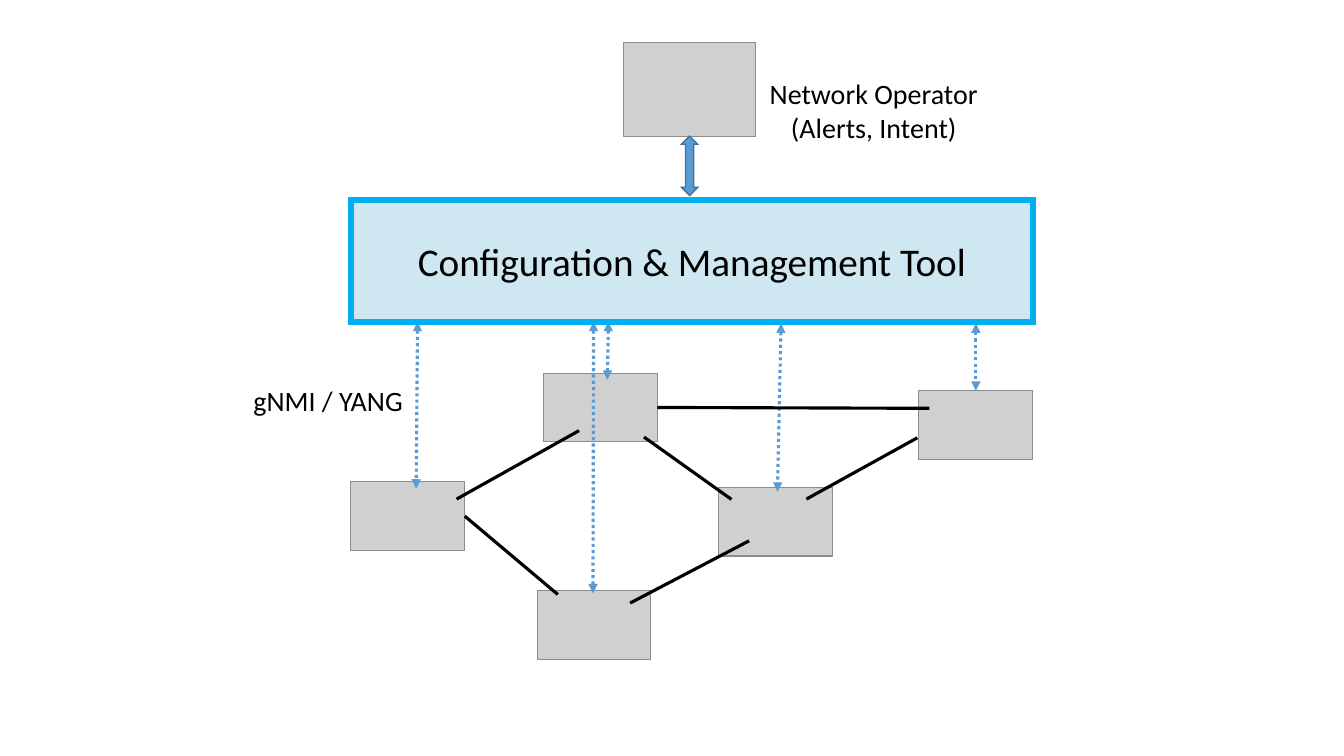
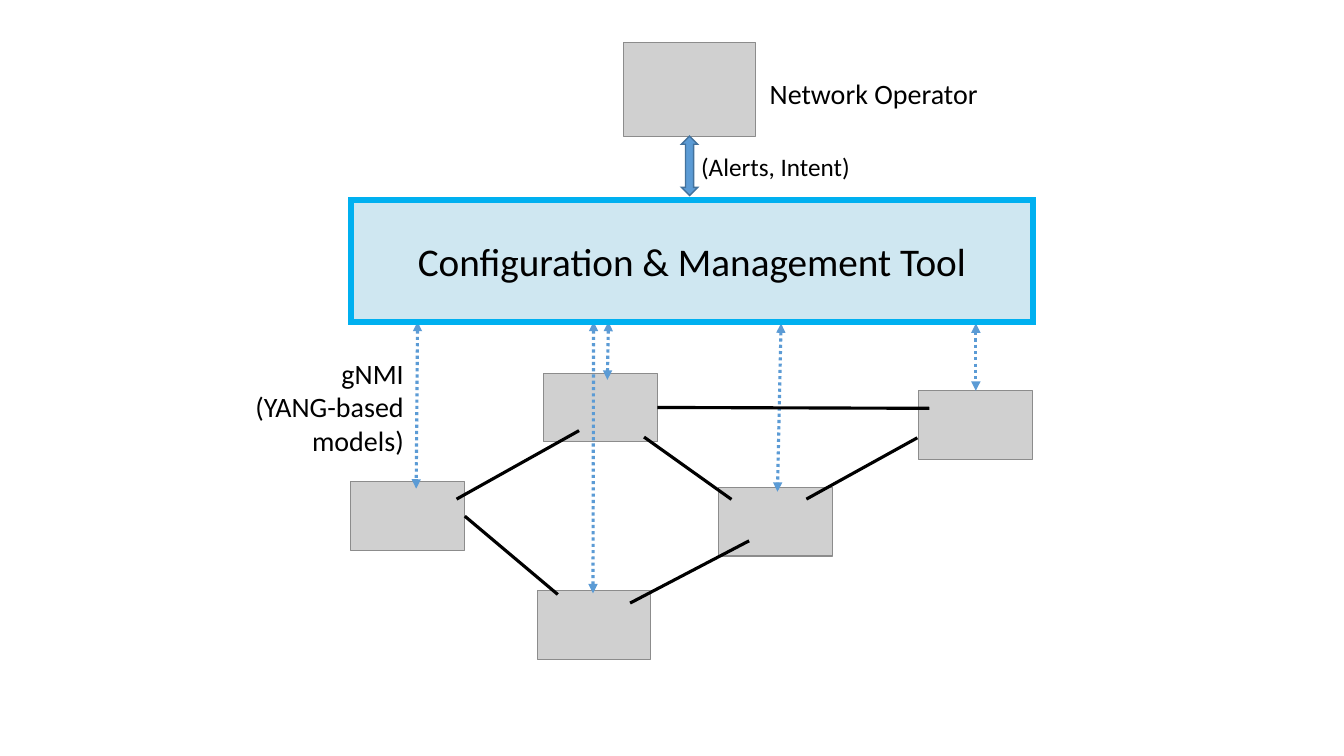
Before and after one commit to llpeterson/applications, a slide deck: slide 1 of figures/apps.pptx. Drawn at 1344x756 pixels with LibreOffice and Linux fonts; fonts in the diff are those of the drawing; grey boxes stand for pictures. Boxes give left, top, right and bottom in pixels: in the first picture for what was removed or moved away, otherwise in the second. Text is boxed around its words. In the diff, an @@ line names an element or a change of style, - is before the commit and + after.

```diff
--- a/figures/apps.pptx
+++ b/figures/apps.pptx
@@ text at (791, 117, 956, 142): paragraph removed @@
-(Alerts, Intent)
@@ text added at (701, 157, 850, 180), 18 pt, text #000000 @@
+(Alerts, Intent)
@@ text at (255, 366, 404, 455): text changed @@
-gNMI / YANG
+gNMI
+(YANG-based
+models)
```
Also in this commit, not shown: 2 other files.
